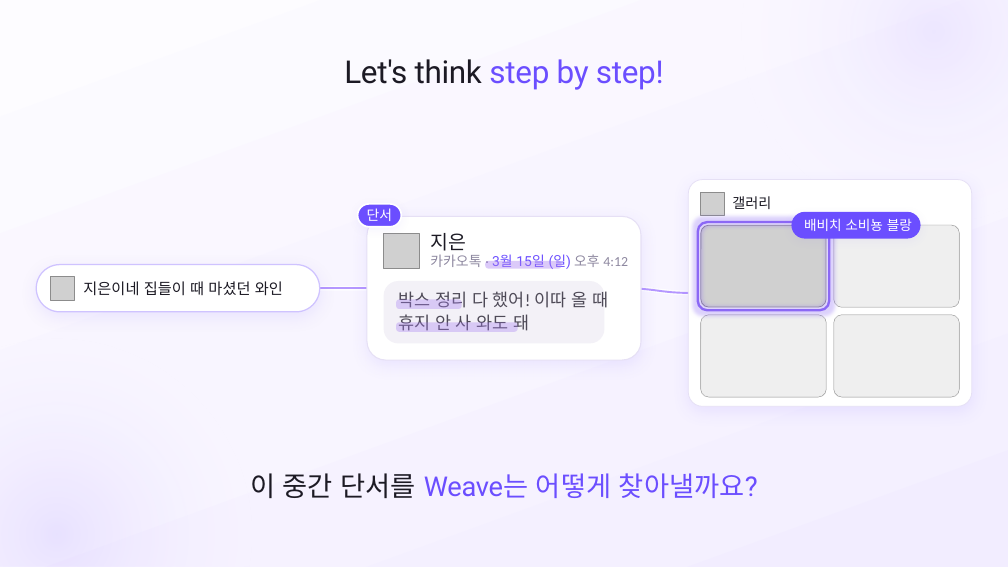
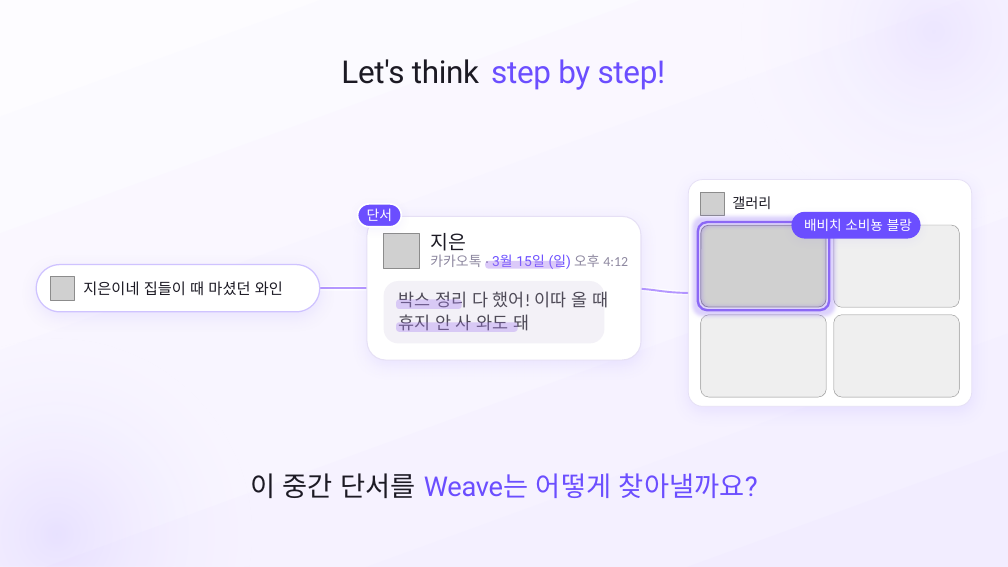
Before and after one commit to SB-Jo/t3, a slide deck: slide 10 of weave/결선준비/09_HowItWorks/HowItWorks_Argon_claude.pptx. Drawn at 1008x567 pixels with LibreOffice and Linux fonts; fonts in the diff are those of the drawing; grey boxes stand for pictures. Boxes give left, top, right and bottom in pixels: in the first picture for what was removed or moved away, otherwise in the second. Text is boxed around its words. In the diff, an @@ line names an element or a change of style, - is before the commit and + after.

```diff
--- a/weave/결선준비/09_HowItWorks/HowItWorks_Argon_claude.pptx
+++ b/weave/결선준비/09_HowItWorks/HowItWorks_Argon_claude.pptx
@@ text added at (341,59,479,84), 30 pt, text #1C1A24 @@
+Let's think
@@ text at (491,59,666,90): text changed @@
-Let's think step by step!
+step by step!
```
Also in this commit, not shown: 4 other slides changed, 43 other files.
